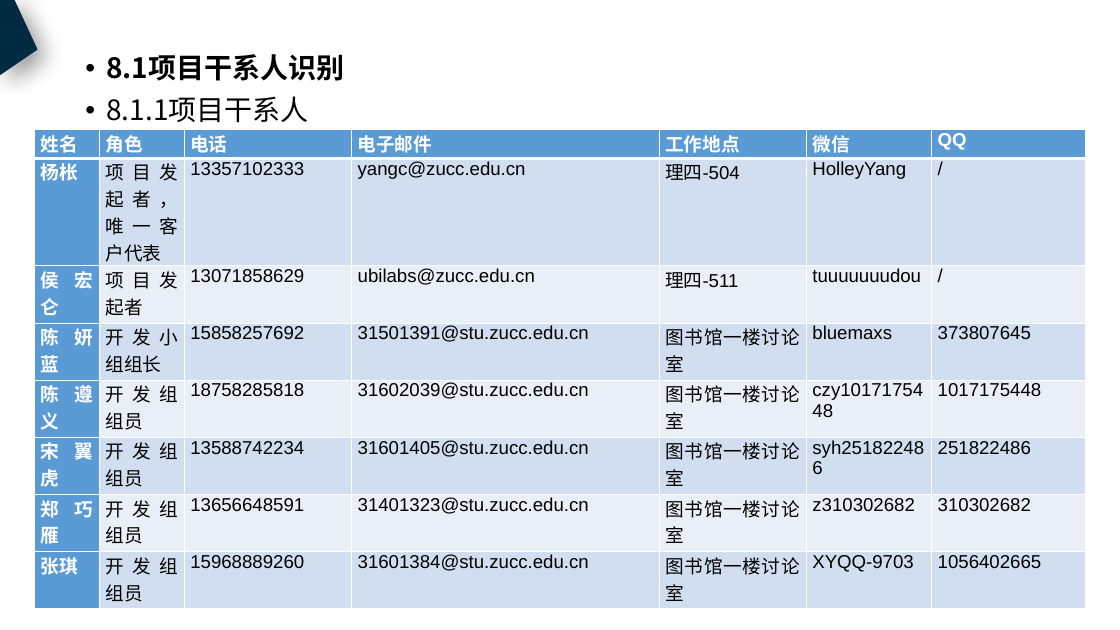
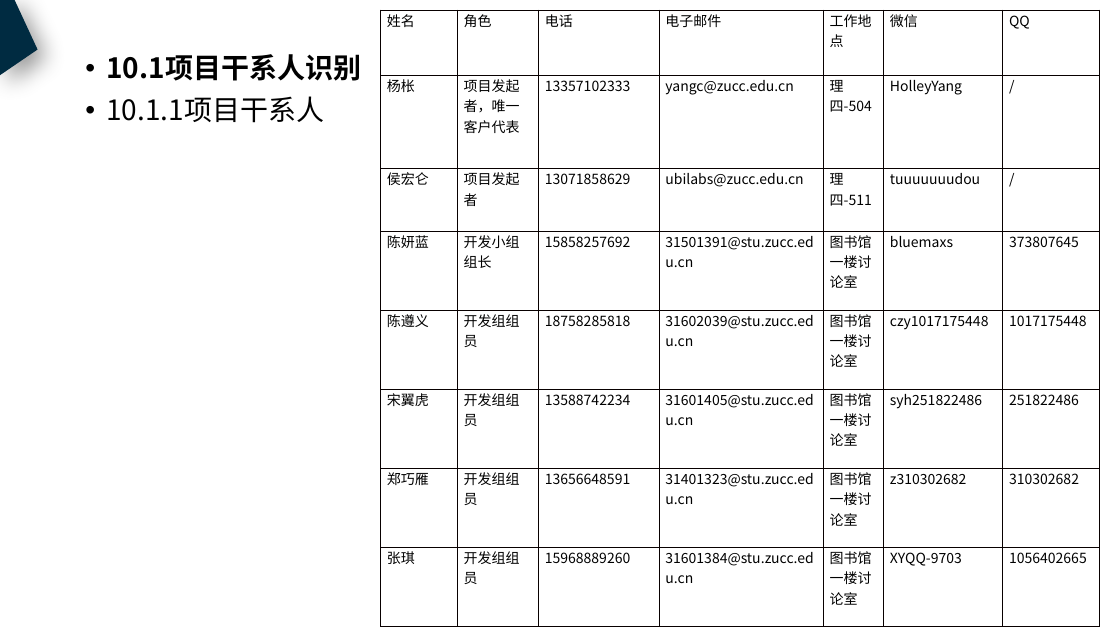
Before and after one commit to PRD2018-G18/PRD2018, a slide deck: slide 50 of 非受控文档/过程文档/需求工程计划.pptx (slide 34 before the commit). Drawn at 1120x630 pixels with LibreOffice and Linux fonts; fonts in the diff are those of the drawing. Boxes give left, top, right and bottom in pixels: in the first picture for what was removed or moved away, otherwise in the second. Text is boxed around its words. In the diff, an @@ line names an element or a change of style, - is before the commit and + after.

```diff
--- a/非受控文档/过程文档/需求工程计划.pptx
+++ b/非受控文档/过程文档/需求工程计划.pptx
@@ table at (381, 10, 1101, 626) @@
@@ fill #5B9BD5 to none in 14 cells @@
@@ fill #D2DEEF to none in 24 cells @@
@@ fill #EAEFF7 to none in 18 cells @@
@@ size 16 to 12 pt, font Arial to Noto Sans CJK SC @@
@@ text colour #FFFFFF to #000000, bold off in "姓名", "角色", "电话", "电子邮件" and 10 more places @@
@@ alignment justified to left @@
@@ borders changed @@
@@ table: place and size @@
-table at (34, 129, 1085, 606)
+table at (381, 10, 1101, 626)
@@ text at (106, 54, 361, 123): text changed @@
-• 8.1项目干系人识别
-• 8.1.1项目干系人
+• 10.1项目干系人识别
+• 10.1.1项目干系人
```
Also in this commit, not shown: 47 other slides changed, 18 slides added, 1 slide removed.
